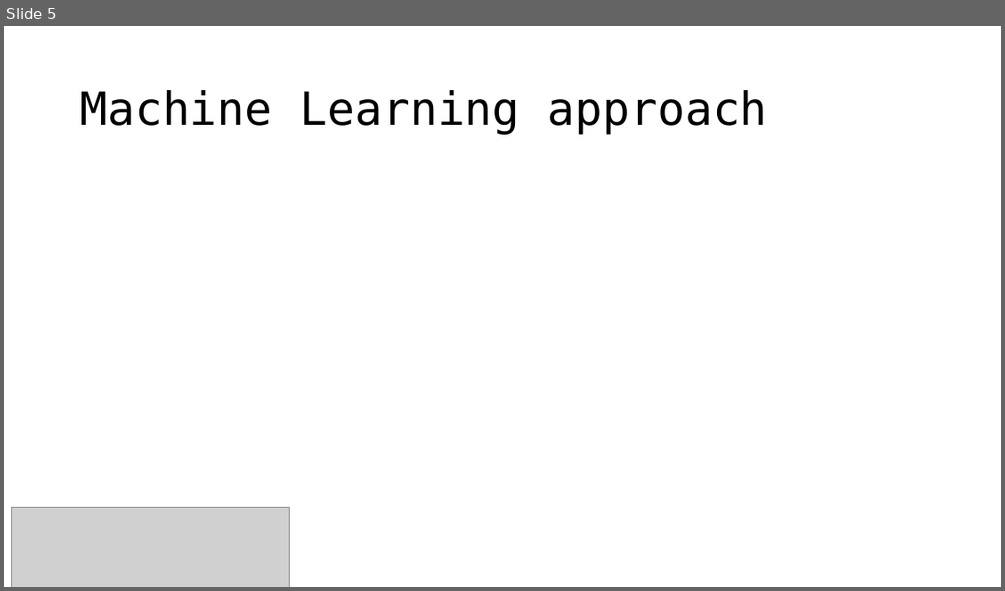
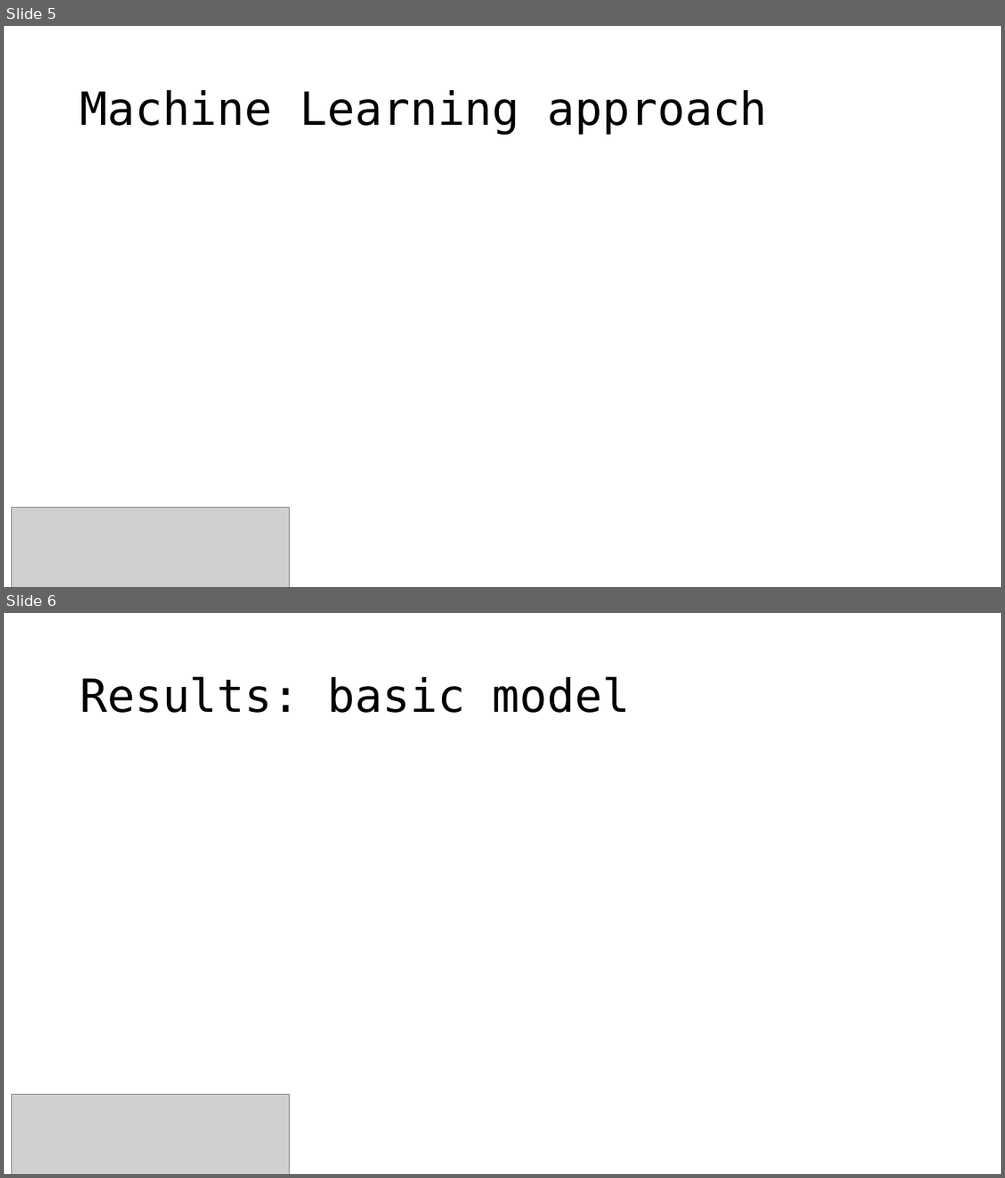
Before and after one commit to Strojove-uceni/final-projects-i_am_not_a_robot, a slide deck: Final_presentation_draft.pptx. Shown one above the other, each under a label of ours: slide 5 before the commit, slides 5 and 6 after it. The pictures are 1005x591 and 1005x1178 pixels, drawn with LibreOffice and Linux fonts; fonts in the diff are those of the drawing; grey boxes stand for pictures. Boxes give left, top, right and bottom in pixels: in the first picture for what was removed or moved away, otherwise in the second. Text is boxed around its words. In the diff, an @@ line names an element or a change of style, - is before the commit and + after.

```diff
--- a/Final_presentation_draft.pptx
+++ b/Final_presentation_draft.pptx
@@ slide 6 added at box(4, 613, 1001, 1174), background #FFFFFF @@
@@ title added at box(80, 676, 630, 713), 44 pt, text #000000 @@
+Results: basic model
@@ picture added at box(11, 1094, 289, 1174) @@
```
Also in this commit, not shown: 2 slides changed, 2 other slides added, 1 slide removed.
